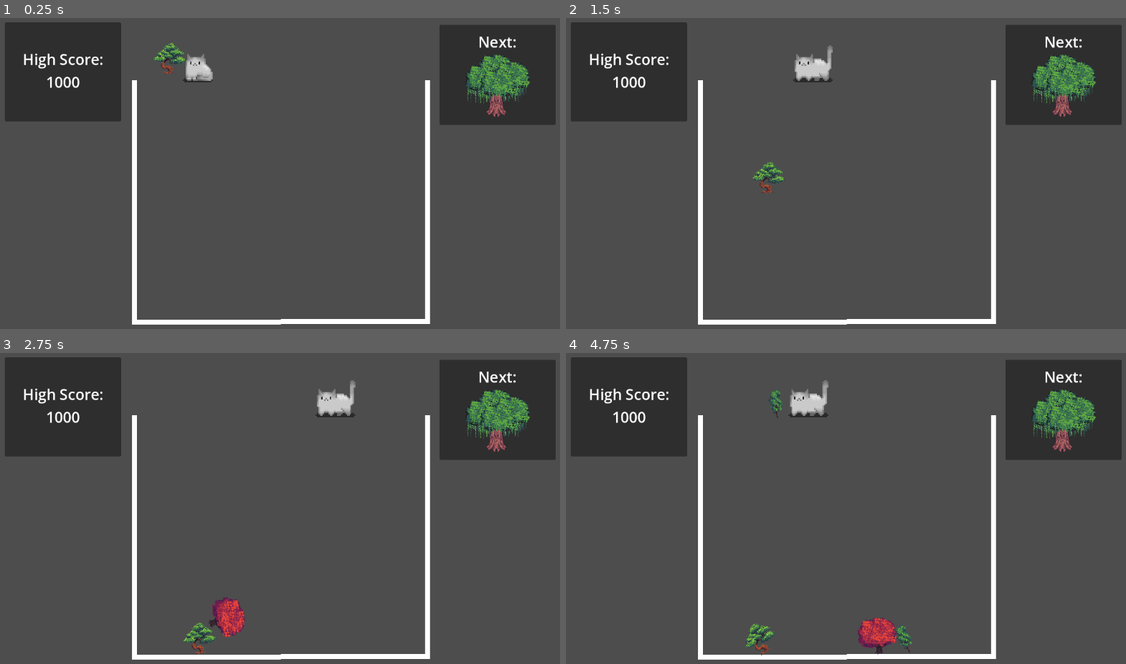
Above: before the commit, frames 1-4 (two rows, left to right).
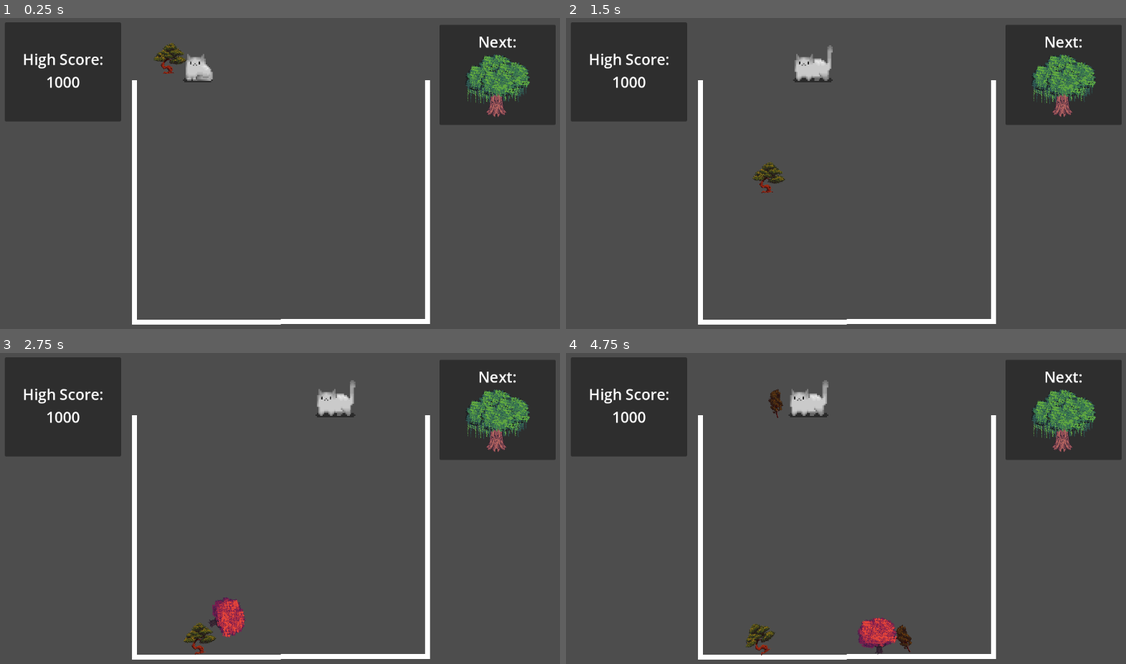
Above: after the commit, the same moments.

Repository: emilykrohn/TreeikaGame
Game: Godot game, scene res://Scenes/Game/main.tscn
Two runs of this game, one before a commit and one after it. Both use one fixed random seed, a clock stepped at 60 frames per second and the inputs below.
Inputs:
- Up to frame 1 (0.25 s): no input
- Up to frame 2 (1.5 s): hold Right (ui_right) 0.53-1.28 s; tap Space (ui_select) at 0.77 s; hold Left (ui_left) from 1.28 s (still down)
- Up to frame 3 (2.75 s): tap Space (ui_select) at 1.52 s; release Left (ui_left) at 2.03 s; hold Right (ui_right) from 2.03 s (still down)
- Up to frame 4 (4.75 s): tap Space (ui_select) at 3.02, 3.77, 4.52 s; release Right (ui_right) at 3.53 s; hold Left (ui_left) from 3.53 s (still down)

The runs differ from the first frame. In frame 1, 0.3% of the frame differs, in the area x 27-34%, y 8-18%; in frame 2, 0.3%; in frame 3, 0.3%; in frame 4, 0.5%, in the area x 32-62%, y 11-98%.

Commit message:
Make trees different colors

Diff:
--- a/Scenes/Game/Trees/tree_1.tscn
+++ b/Scenes/Game/Trees/tree_1.tscn
@@ -19,10 +19,6 @@
 contact_monitor = true
 script = ExtResource("1_38x3s")
 
-[node name="Sprite2D" type="Sprite2D" parent="."]
-scale = Vector2(0.3, 0.3)
-texture = ExtResource("1_22g0u")
-
 [node name="CollisionShape2D" type="CollisionShape2D" parent="."]
 shape = SubResource("CapsuleShape2D_ut10s")
 
@@ -32,5 +28,10 @@
 position = Vector2(0.0437594, -0.202078)
 shape = SubResource("RectangleShape2D_edi2v")
 
+[node name="Sprite2D" type="Sprite2D" parent="."]
+modulate = Color(1, 0.376471, 0.309804, 1)
+scale = Vector2(0.3, 0.3)
+texture = ExtResource("1_22g0u")
+
 [connection signal="area_entered" from="Area2D" to="." method="_on_area_2d_area_entered"]
 [connection signal="body_entered" from="Area2D" to="." method="_on_area_2d_body_entered"]
--- a/Scenes/Game/Trees/tree_10.tscn
+++ b/Scenes/Game/Trees/tree_10.tscn
@@ -18,10 +18,6 @@
 physics_material_override = SubResource("PhysicsMaterial_wn6e2")
 script = ExtResource("1_0dibb")
 
-[node name="Sprite2D" type="Sprite2D" parent="."]
-scale = Vector2(4.3, 4.3)
-texture = ExtResource("1_klwkp")
-
 [node name="CollisionShape2D" type="CollisionShape2D" parent="."]
 position = Vector2(4.45569, 6.41458)
 shape = SubResource("CapsuleShape2D_k63j7")
@@ -32,5 +28,10 @@
 position = Vector2(7.18162, 9.66563)
 shape = SubResource("CapsuleShape2D_tsfli")
 
+[node name="Sprite2D" type="Sprite2D" parent="."]
+modulate = Color(0.109804, 0.564706, 0.572549, 1)
+scale = Vector2(4.3, 4.3)
+texture = ExtResource("1_klwkp")
+
 [connection signal="area_entered" from="Area2D" to="." method="_on_area_2d_area_entered"]
 [connection signal="body_entered" from="Area2D" to="." method="_on_area_2d_body_entered"]
--- a/Scenes/Game/Trees/tree_11.tscn
+++ b/Scenes/Game/Trees/tree_11.tscn
@@ -16,9 +16,6 @@
 physics_material_override = SubResource("PhysicsMaterial_wn6e2")
 script = ExtResource("1_hvkum")
 
-[node name="Sprite2D" type="Sprite2D" parent="."]
-texture = ExtResource("1_nii8j")
-
 [node name="CollisionShape2D" type="CollisionShape2D" parent="."]
 position = Vector2(0.558562, 5.06833)
 shape = SubResource("CircleShape2D_2tdgv")
@@ -28,5 +25,9 @@
 [node name="CollisionShape2D" type="CollisionShape2D" parent="Area2D"]
 shape = SubResource("CircleShape2D_rgwci")
 
+[node name="Sprite2D" type="Sprite2D" parent="."]
+modulate = Color(1, 0.180392, 1, 1)
+texture = ExtResource("1_nii8j")
+
 [connection signal="area_entered" from="Area2D" to="." method="_on_area_2d_area_entered"]
 [connection signal="body_entered" from="Area2D" to="." method="_on_area_2d_body_entered"]
--- a/Scenes/Game/Trees/tree_2.tscn
+++ b/Scenes/Game/Trees/tree_2.tscn
@@ -19,10 +19,6 @@
 contact_monitor = true
 script = ExtResource("1_6vyyj")
 
-[node name="Sprite2D" type="Sprite2D" parent="."]
-scale = Vector2(0.4, 0.4)
-texture = ExtResource("1_g7lyf")
-
 [node name="CollisionShape2D" type="CollisionShape2D" parent="."]
 shape = SubResource("CapsuleShape2D_ut10s")
 
@@ -32,5 +28,10 @@
 position = Vector2(0.319126, -0.31664)
 shape = SubResource("RectangleShape2D_4r0m0")
 
+[node name="Sprite2D" type="Sprite2D" parent="."]
+modulate = Color(1, 0.3241, 0.258944, 1)
+scale = Vector2(0.4, 0.4)
+texture = ExtResource("1_g7lyf")
+
 [connection signal="area_entered" from="Area2D" to="." method="_on_area_2d_area_entered"]
 [connection signal="body_entered" from="Area2D" to="." method="_on_area_2d_body_entered"]
--- a/Scenes/Game/Trees/tree_3.tscn
+++ b/Scenes/Game/Trees/tree_3.tscn
@@ -18,10 +18,6 @@
 contact_monitor = true
 script = ExtResource("1_18bh6")
 
-[node name="Sprite2D" type="Sprite2D" parent="."]
-scale = Vector2(0.4, 0.4)
-texture = ExtResource("1_qre55")
-
 [node name="CollisionShape2D" type="CollisionShape2D" parent="."]
 shape = SubResource("CircleShape2D_2736k")
 
@@ -30,5 +26,10 @@
 [node name="CollisionShape2D" type="CollisionShape2D" parent="Area2D"]
 shape = SubResource("CircleShape2D_d8fhr")
 
+[node name="Sprite2D" type="Sprite2D" parent="."]
+modulate = Color(0.929412, 0.52549, 0.372549, 1)
+scale = Vector2(0.4, 0.4)
+texture = ExtResource("1_qre55")
+
 [connection signal="area_entered" from="Area2D" to="." method="_on_area_2d_area_entered"]
 [connection signal="body_entered" from="Area2D" to="." method="_on_area_2d_body_entered"]
--- a/Scenes/Game/Trees/tree_5.tscn
+++ b/Scenes/Game/Trees/tree_5.tscn
@@ -18,10 +18,6 @@
 contact_monitor = true
 script = ExtResource("1_atdir")
 
-[node name="Sprite2D" type="Sprite2D" parent="."]
-scale = Vector2(0.6, 0.6)
-texture = ExtResource("1_ygcsw")
-
 [node name="CollisionShape2D" type="CollisionShape2D" parent="."]
 shape = SubResource("CircleShape2D_2736k")
 
@@ -30,5 +26,10 @@
 [node name="CollisionShape2D" type="CollisionShape2D" parent="Area2D"]
 shape = SubResource("CircleShape2D_h0t0q")
 
+[node name="Sprite2D" type="Sprite2D" parent="."]
+modulate = Color(0.839216, 0.298039, 1, 1)
+scale = Vector2(0.6, 0.6)
+texture = ExtResource("1_ygcsw")
+
 [connection signal="area_entered" from="Area2D" to="." method="_on_area_2d_area_entered"]
 [connection signal="body_entered" from="Area2D" to="." method="_on_area_2d_body_entered"]
--- a/Scenes/Game/Trees/tree_6.tscn
+++ b/Scenes/Game/Trees/tree_6.tscn
@@ -5,13 +5,13 @@
 
 [sub_resource type="PhysicsMaterial" id="PhysicsMaterial_wn6e2"]
 
+[sub_resource type="CapsuleShape2D" id="CapsuleShape2D_2q012"]
+radius = 73.0031
+height = 213.704
+
 [sub_resource type="CapsuleShape2D" id="CapsuleShape2D_k63j7"]
 radius = 56.5569
 height = 169.325
-
-[sub_resource type="CapsuleShape2D" id="CapsuleShape2D_2q012"]
-radius = 73.0031
-height = 213.704
 
 [node name="Tree6" type="RigidBody2D"]
 rotation = -0.0876322
@@ -19,20 +19,21 @@
 contact_monitor = true
 script = ExtResource("1_futin")
 
-[node name="Sprite2D" type="Sprite2D" parent="."]
-scale = Vector2(1.5, 1.5)
-texture = ExtResource("1_2nh5h")
+[node name="Area2D" type="Area2D" parent="."]
+
+[node name="CollisionShape2D" type="CollisionShape2D" parent="Area2D"]
+position = Vector2(10.9578, 0.962721)
+shape = SubResource("CapsuleShape2D_2q012")
 
 [node name="CollisionShape2D" type="CollisionShape2D" parent="."]
 position = Vector2(8.61538, 4.77233)
 rotation = -0.077854
 shape = SubResource("CapsuleShape2D_k63j7")
 
-[node name="Area2D" type="Area2D" parent="."]
-
-[node name="CollisionShape2D" type="CollisionShape2D" parent="Area2D"]
-position = Vector2(10.9578, 0.962721)
-shape = SubResource("CapsuleShape2D_2q012")
+[node name="Sprite2D" type="Sprite2D" parent="."]
+modulate = Color(0.627451, 0.45098, 0, 1)
+scale = Vector2(1.5, 1.5)
+texture = ExtResource("1_2nh5h")
 
 [connection signal="area_entered" from="Area2D" to="." method="_on_area_2d_area_entered"]
 [connection signal="body_entered" from="Area2D" to="." method="_on_area_2d_body_entered"]
--- a/Scenes/Game/Trees/tree_7.tscn
+++ b/Scenes/Game/Trees/tree_7.tscn
@@ -18,10 +18,6 @@
 physics_material_override = SubResource("PhysicsMaterial_wn6e2")
 script = ExtResource("1_ypc5p")
 
-[node name="Sprite2D" type="Sprite2D" parent="."]
-scale = Vector2(1.5, 1.5)
-texture = ExtResource("1_d0b5k")
-
 [node name="CollisionShape2D" type="CollisionShape2D" parent="."]
 position = Vector2(7.18162, 9.66562)
 shape = SubResource("CapsuleShape2D_k63j7")
@@ -32,5 +28,10 @@
 position = Vector2(6.18546, 9.5781)
 shape = SubResource("CapsuleShape2D_a7pwx")
 
+[node name="Sprite2D" type="Sprite2D" parent="."]
+modulate = Color(0, 0.454902, 0.972549, 1)
+scale = Vector2(1.5, 1.5)
+texture = ExtResource("1_d0b5k")
+
 [connection signal="area_entered" from="Area2D" to="." method="_on_area_2d_area_entered"]
 [connection signal="body_entered" from="Area2D" to="." method="_on_area_2d_body_entered"]
--- a/Scenes/Game/Trees/tree_8.tscn
+++ b/Scenes/Game/Trees/tree_8.tscn
@@ -18,10 +18,6 @@
 physics_material_override = SubResource("PhysicsMaterial_wn6e2")
 script = ExtResource("1_21fh0")
 
-[node name="Sprite2D" type="Sprite2D" parent="."]
-scale = Vector2(1.5, 1.5)
-texture = ExtResource("1_5jqhf")
-
 [node name="CollisionShape2D" type="CollisionShape2D" parent="."]
 position = Vector2(-0.26256, 2.98849)
 shape = SubResource("CapsuleShape2D_k63j7")
@@ -31,5 +27,10 @@
 [node name="CollisionShape2D" type="CollisionShape2D" parent="Area2D"]
 shape = SubResource("CapsuleShape2D_xq8ek")
 
+[node name="Sprite2D" type="Sprite2D" parent="."]
+modulate = Color(0.796078, 0.27451, 0, 1)
+scale = Vector2(1.5, 1.5)
+texture = ExtResource("1_5jqhf")
+
 [connection signal="area_entered" from="Area2D" to="." method="_on_area_2d_area_entered"]
 [connection signal="body_entered" from="Area2D" to="." method="_on_area_2d_body_entered"]
--- a/Scenes/Game/Trees/tree_9.tscn
+++ b/Scenes/Game/Trees/tree_9.tscn
@@ -5,31 +5,32 @@
 
 [sub_resource type="PhysicsMaterial" id="PhysicsMaterial_wn6e2"]
 
+[sub_resource type="CapsuleShape2D" id="CapsuleShape2D_fvlvi"]
+radius = 61.0285
+height = 342.788
+
 [sub_resource type="CapsuleShape2D" id="CapsuleShape2D_k63j7"]
 radius = 49.7747
 height = 306.751
-
-[sub_resource type="CapsuleShape2D" id="CapsuleShape2D_fvlvi"]
-radius = 61.0285
-height = 342.788
 
 [node name="Tree9" type="RigidBody2D"]
 rotation = -0.0876322
 physics_material_override = SubResource("PhysicsMaterial_wn6e2")
 script = ExtResource("1_aaf5e")
 
-[node name="Sprite2D" type="Sprite2D" parent="."]
-scale = Vector2(2.1, 2.1)
-texture = ExtResource("1_p6b2o")
+[node name="Area2D" type="Area2D" parent="."]
+
+[node name="CollisionShape2D" type="CollisionShape2D" parent="Area2D"]
+shape = SubResource("CapsuleShape2D_fvlvi")
 
 [node name="CollisionShape2D" type="CollisionShape2D" parent="."]
 position = Vector2(-2.25489, 2.81345)
 shape = SubResource("CapsuleShape2D_k63j7")
 
-[node name="Area2D" type="Area2D" parent="."]
-
-[node name="CollisionShape2D" type="CollisionShape2D" parent="Area2D"]
-shape = SubResource("CapsuleShape2D_fvlvi")
+[node name="Sprite2D" type="Sprite2D" parent="."]
+modulate = Color(0.643137, 0, 0.835294, 1)
+scale = Vector2(2.1, 2.1)
+texture = ExtResource("1_p6b2o")
 
 [connection signal="area_entered" from="Area2D" to="." method="_on_area_2d_area_entered"]
 [connection signal="body_entered" from="Area2D" to="." method="_on_area_2d_body_entered"]
